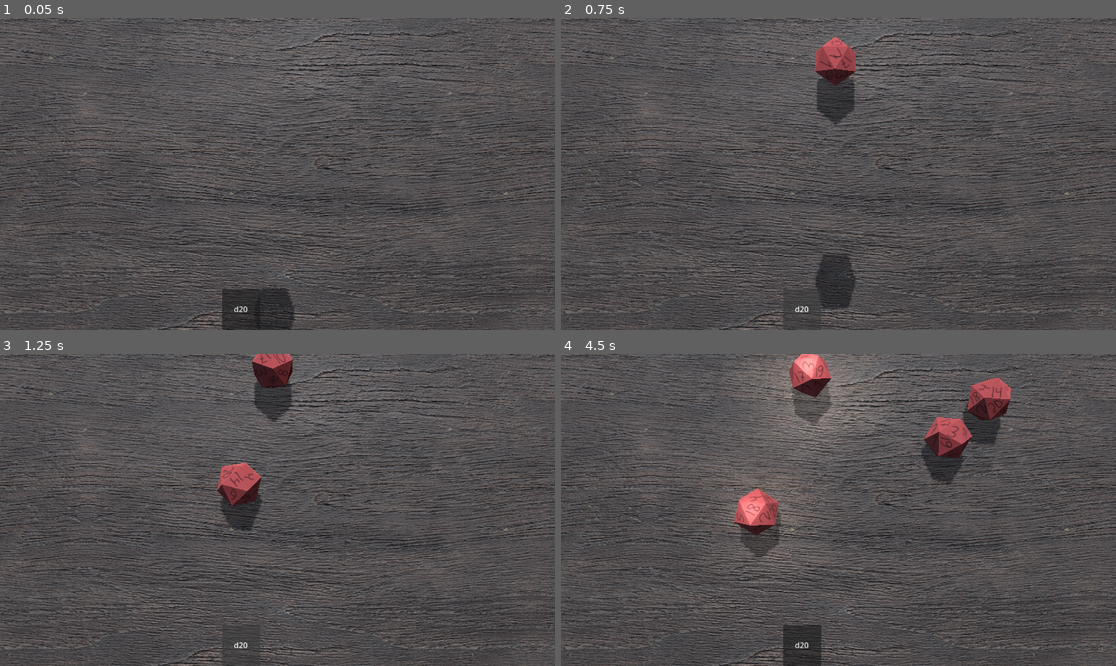
Above: before the commit, frames 1-4 (two rows, left to right).
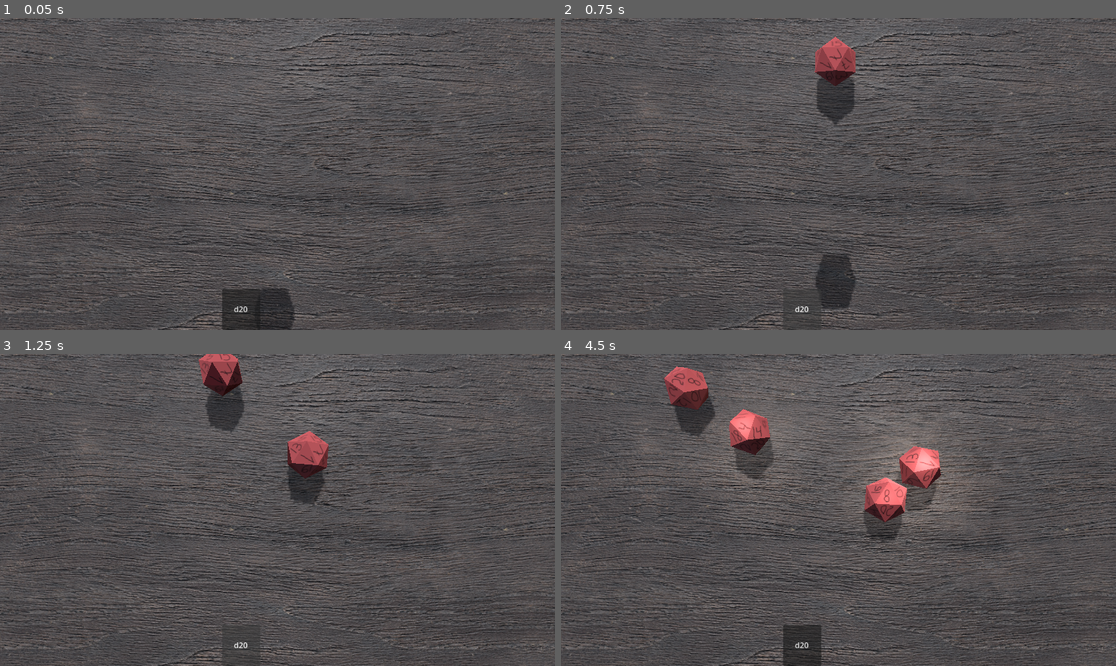
Above: after the commit, the same moments.

Repository: permahorse/diceroller
Game: Godot game, scene res://table.tscn
The game is run twice, just before and just after one commit, with the same random seed, the same clock (stepped at 60 frames per second) and the same inputs.
Inputs (mouse positions are in pixels of both pictures, inside the frame that each line leads up to):
- Up to frame 1 (0.05 s): no input
- Up to frame 2 (0.75 s): click "d20" at 0.5 s
- Up to frame 3 (1.25 s): no input
- Up to frame 4 (4.5 s): click "d20" at 1.25 s; click "d20" at 2 s; move the mouse to (960, 494) at 2.77 s; click (960, 494) at 2.92 s; drag from (727, 525) to (810, 572) at 3.52 s; move the mouse to (894, 441) at 4.27 s; click (894, 441) at 4.42 s

Frame 1 is identical in both runs. In frame 2, 0.2% of the frame differs, in the area x 45-54%, y 6-34%; in frame 3, 5.2%; in frame 4, 10%, in the area x 18-82%, y 0-70%.

Commit message:
add tiny linear drag

Diff:
--- a/d20.tscn
+++ b/d20.tscn
@@ -36,6 +36,7 @@
 collision_layer = 3
 input_capture_on_drag = true
 physics_material_override = SubResource("PhysicsMaterial_j21bg")
+linear_damp = 0.01
 script = ExtResource("1_poiwr")
 
 [node name="CollisionShape3D" type="CollisionShape3D" parent="." unique_id=149812044]
